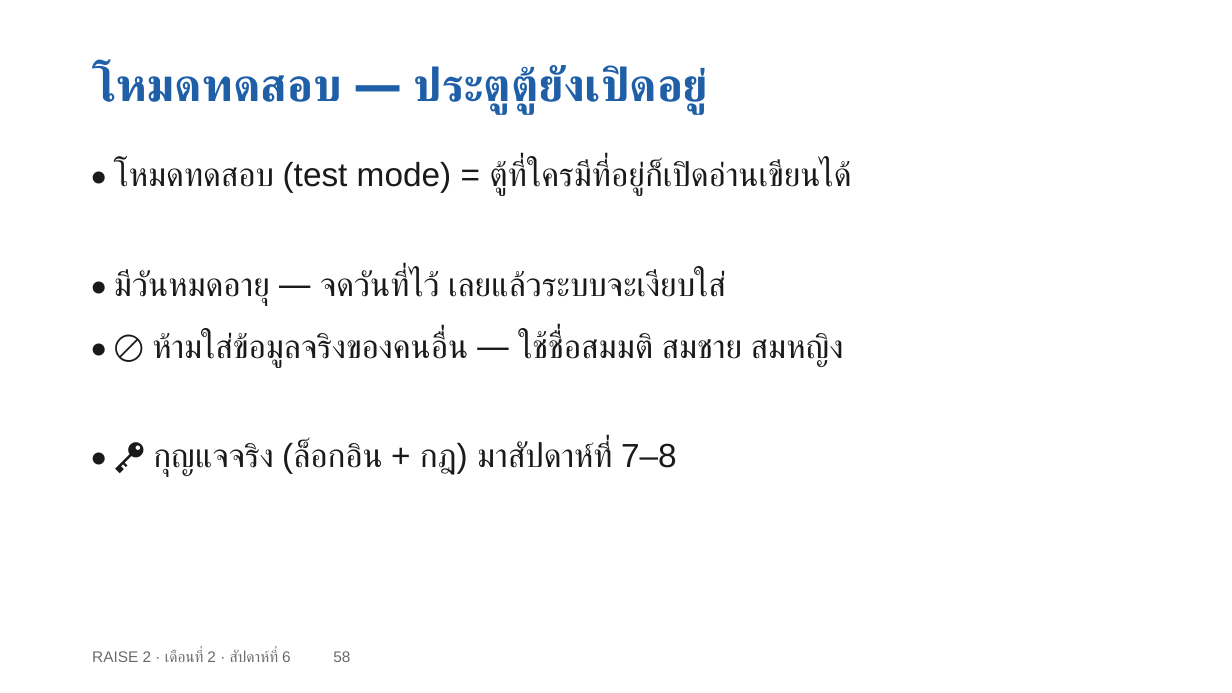
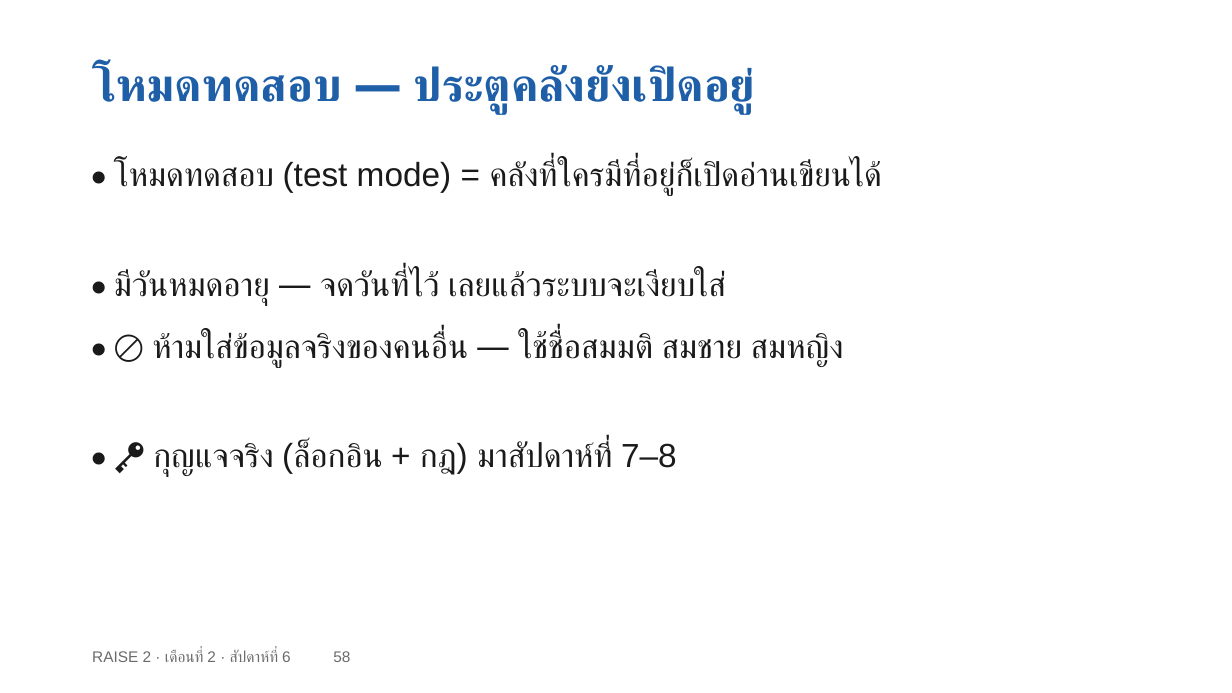
Before and after one commit to cnacha-mfu/raise2-module2, a slide deck: slide 58 of materials/week6/w6-slides.pptx. Drawn at 1232x693 pixels with LibreOffice and Linux fonts; fonts in the diff are those of the drawing. Boxes give left, top, right and bottom in pixels: in the first picture for what was removed or moved away, otherwise in the second. Text is boxed around its words. In the diff, an @@ line names an element or a change of style, - is before the commit and + after.

```diff
--- a/materials/week6/w6-slides.pptx
+++ b/materials/week6/w6-slides.pptx
@@ text at bbox=[92, 65, 755, 114]: text changed @@
-โหมดทดสอบ — ประตูตู้ยังเปิดอยู่
+โหมดทดสอบ — ประตูคลังยังเปิดอยู่
@@ text at bbox=[114, 161, 882, 196]: text changed @@
-• โหมดทดสอบ (test mode) = ตู้ที่ใครมีที่อยู่ก็เปิดอ่านเขียนได้
+• โหมดทดสอบ (test mode) = คลังที่ใครมีที่อยู่ก็เปิดอ่านเขียนได้
```
Also in this commit, not shown: 6 other slides changed, 12 other files.
